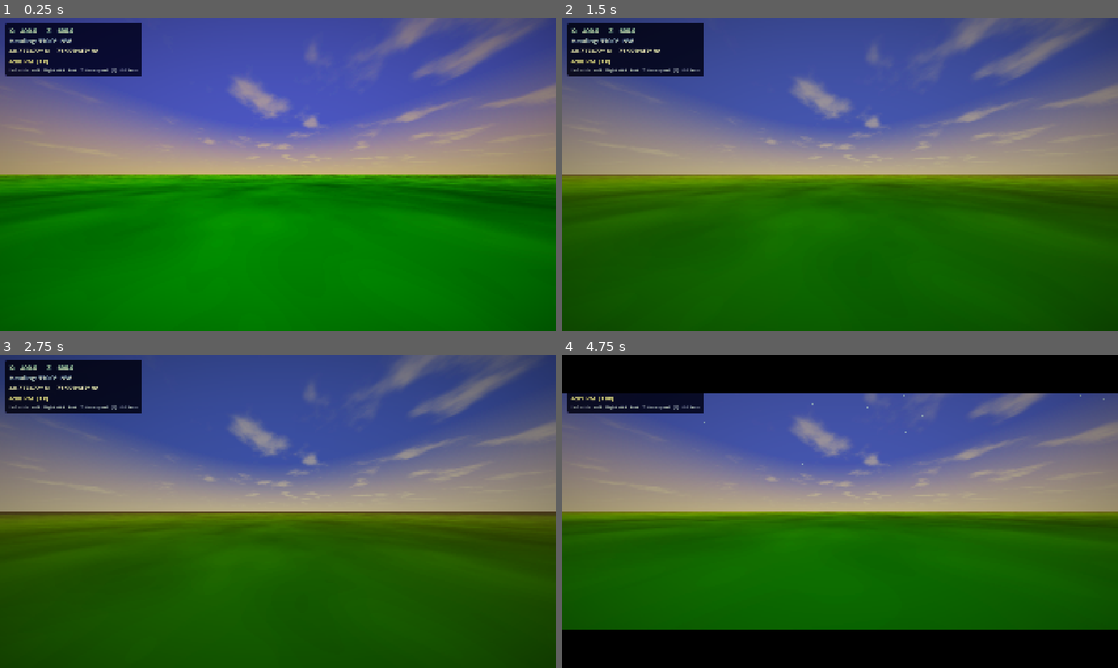
Above: before the commit, frames 1-4 (two rows, left to right).
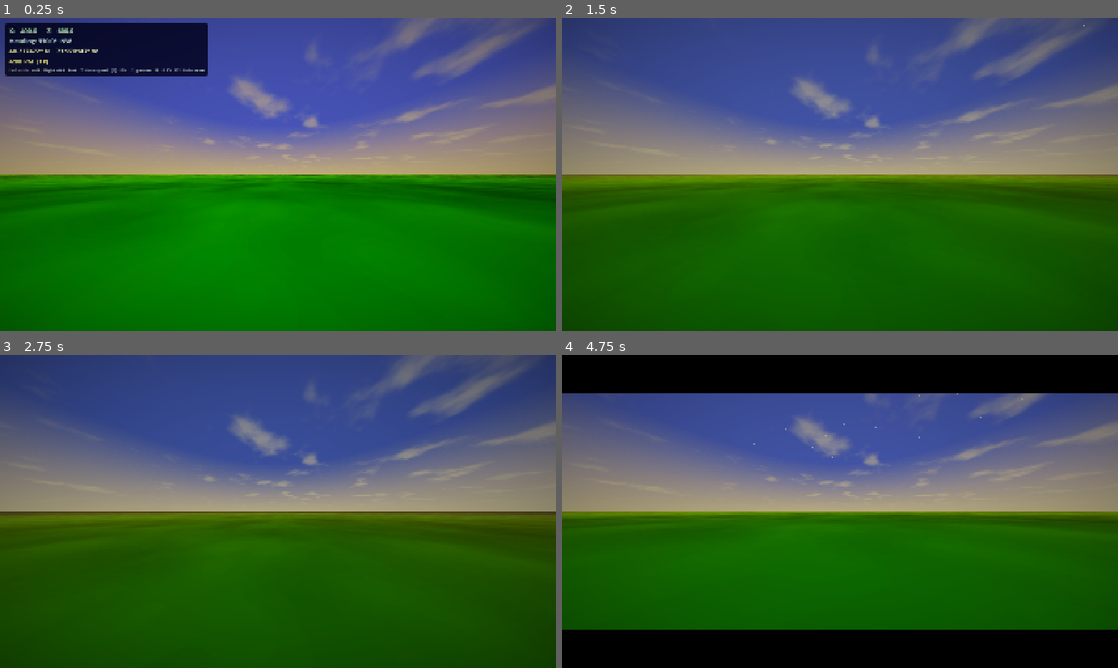
Above: after the commit, the same moments.

Repository: Central-Park-Walk/central-park-walk
Game: Godot game, scene res://main.tscn
The game is run twice, just before and just after one commit, with the same random seed, the same clock (stepped at 60 frames per second) and the same inputs.
Inputs (mouse positions are in pixels of both pictures, inside the frame that each line leads up to):
- Up to frame 1 (0.25 s): no input
- Up to frame 2 (1.5 s): tap Enter at 0.5 s; move the mouse to (962, 158) at 0.52 s; hold D 0.53-1.28 s; tap H at 0.6 s; click (962, 158) at 0.67 s; tap P at 0.8, 1.35 s; move the mouse to (728, 190) at 1.27 s; hold S from 1.28 s (still down)
- Up to frame 3 (2.75 s): tap H at 1.55, 2.1 s; tap Space at 2 s; move the mouse to (333, 442) at 2.02 s; release S at 2.03 s; hold D from 2.03 s (still down); tap P at 2.3 s
- Up to frame 4 (4.75 s): move the mouse to (812, 574) at 2.77 s; release D at 2.78 s; hold W 2.78-3.53 s; tap T at 2.85 s; click (812, 574) at 2.92 s; tap H at 3.05, 4.55 s; tap Enter at 3.5 s; move the mouse to (1006, 558) at 3.52 s; hold A from 3.53 s (still down); tap L at 3.6 s; tap P at 3.8, 4.35 s; move the mouse to (673, 464) at 4.27 s

The runs differ from the first frame. In frame 1, 3.1% of the frame differs, in the area x 0-100%, y 1-63%; in frame 2, 4.6%, in the area x 0-96%, y 1-56%; in frame 3, 4.3%; in frame 4, 2.0%.

Commit message:
HUD/fullscreen toggles, gamma control, hobbit mode, softer contrast
- H: toggle HUD, F11: fullscreen, comma/period: user gamma control
- Player height 1.0m (eyes at 0.95m), walk speed 0.28 m/s
- Softer color grade: shadow crush 1.15→1.06, wider S-curve knee
- Higher volumetric fog anisotropy across all keyframes (more god rays)
- Near DOF blur increased slightly (1.2m distance, 0.7m transition)
- Default spawn at the Ramble

Co-Authored-By: Claude Opus 4.6 <noreply@anthropic.com>

Diff:
--- a/main.gd
+++ b/main.gd
@@ -27,6 +27,7 @@
 # Day/night cycle
 # ---------------------------------------------------------------------------
 var _time_of_day: float = 16.0        # start at 4 PM
+var _user_gamma: float = 1.0          # user brightness: , = darker, . = brighter
 var _time_speed: float  = 0.001      # game-hours per real-second (~400 min full cycle)
 var _time_speed_idx: int = 0
 var _last_applied_tod: float = -999.0  # tracks last _apply_time_of_day() value
@@ -47,6 +48,7 @@
 
 # Cinematic letterbox overlay
 var _letterbox_canvas: CanvasLayer
+var _hud_canvas: CanvasLayer
 var _letterbox_top: ColorRect
 var _letterbox_bot: ColorRect
 var _letterbox_on: bool = false
@@ -423,6 +425,20 @@
 		print("Letterbox: ", "ON" if _letterbox_on else "OFF")
 	elif event.keycode == KEY_P:
 		_cycle_weather()
+	elif event.keycode == KEY_H:
+		if _hud_canvas:
+			_hud_canvas.visible = not _hud_canvas.visible
+	elif event.keycode == KEY_F11:
+		if DisplayServer.window_get_mode() == DisplayServer.WINDOW_MODE_FULLSCREEN:
+			DisplayServer.window_set_mode(DisplayServer.WINDOW_MODE_WINDOWED)
+		else:
+			DisplayServer.window_set_mode(DisplayServer.WINDOW_MODE_FULLSCREEN)
+	elif event.keycode == KEY_COMMA:
+		_user_gamma = clampf(_user_gamma - 0.05, 0.5, 2.0)
+		print("Gamma: %.2f" % _user_gamma)
+	elif event.keycode == KEY_PERIOD:
+		_user_gamma = clampf(_user_gamma + 0.05, 0.5, 2.0)
+		print("Gamma: %.2f" % _user_gamma)
 
 
 # ---------------------------------------------------------------------------
@@ -660,7 +676,7 @@
 		"shadow_dist":    180.0,
 		"lamp_emission":  3.0,
 		"vol_fog_density":    0.0004,
-		"vol_fog_anisotropy": 0.15,
+		"vol_fog_anisotropy": 0.45,
 		"cloud_coverage":     0.30,
 		"cloud_density":      0.55,
 		"cloud_color_top":    Color(0.42, 0.40, 0.44),
@@ -706,7 +722,7 @@
 		"shadow_dist":    250.0,
 		"lamp_emission":  0.0,
 		"vol_fog_density":    0.0003,
-		"vol_fog_anisotropy": 0.75,
+		"vol_fog_anisotropy": 0.85,
 		"cloud_coverage":     0.40,
 		"cloud_density":      0.55,
 		"cloud_color_top":    Color(0.92, 0.88, 0.78),
@@ -752,7 +768,7 @@
 		"shadow_dist":    300.0,
 		"lamp_emission":  0.0,
 		"vol_fog_density":    0.0002,
-		"vol_fog_anisotropy": 0.18,
+		"vol_fog_anisotropy": 0.50,
 		"cloud_coverage":     0.35,
 		"cloud_density":      0.50,
 		"cloud_color_top":    Color(0.95, 0.95, 0.93),
@@ -798,7 +814,7 @@
 		"shadow_dist":    220.0,
 		"lamp_emission":  0.5,
 		"vol_fog_density":    0.0004,
-		"vol_fog_anisotropy": 0.78,
+		"vol_fog_anisotropy": 0.88,
 		"cloud_coverage":     0.45,
 		"cloud_density":      0.55,
 		"cloud_color_top":    Color(0.78, 0.55, 0.42),
@@ -844,7 +860,7 @@
 		"shadow_dist":    200.0,
 		"lamp_emission":  3.0,
 		"vol_fog_density":    0.0004,
-		"vol_fog_anisotropy": 0.10,
+		"vol_fog_anisotropy": 0.35,
 		"cloud_coverage":     0.25,
 		"cloud_density":      0.50,
 		"cloud_color_top":    Color(0.12, 0.12, 0.18),
@@ -941,7 +957,7 @@
 	# Colour grading
 	_env.adjustment_saturation = _lerp_kf("saturation", a, b, t)
 	_env.adjustment_contrast   = _lerp_kf("contrast", a, b, t)
-	_env.adjustment_brightness = _lerp_kf("brightness", a, b, t)
+	_env.adjustment_brightness = _lerp_kf("brightness", a, b, t) * _user_gamma
 
 	# Fog
 	_env.fog_light_color       = _lerp_kf("fog_color", a, b, t)
@@ -1890,7 +1906,7 @@
 		p.rotation_degrees.y = 0.0
 		p.set_physics_process(false)
 	else:
-		p.position = Vector3(-400.0, _terrain_height(-400.0, 600.0) + 1.5, 600.0)
+		p.position = Vector3(-400.0, _terrain_height(-400.0, 600.0) + 1.2, 600.0)
 	p.rotation_degrees.y = 30.0
 	add_child(p)
 	if _terrain_only and p.head:
@@ -1974,10 +1990,10 @@
 void fragment() {
 	vec3 c = texture(SCREEN_TEXTURE, SCREEN_UV).rgb;
 
-	// Pull darks DOWN — deep, velvety blacks with warm floor
-	c = max(c, vec3(0.008, 0.005, 0.004));
-	// Crush the lower quarter — makes darks feel heavy
-	c = pow(c, vec3(1.15));
+	// Warm dark floor — keep some shadow detail
+	c = max(c, vec3(0.012, 0.009, 0.007));
+	// Gentle shadow shaping
+	c = pow(c, vec3(1.06));
 
 	float lum = dot(c, vec3(0.2126, 0.7152, 0.0722));
 
@@ -1998,8 +2014,8 @@
 	c.r -= red_excess * 0.20;
 	c.g += red_excess * 0.05;
 
-	// Strong S-curve — luminous midtones, crushed shadows
-	c = c * c / (c * c + 0.08) * 1.08;
+	// Softer S-curve — luminous midtones, visible shadows
+	c = c * c / (c * c + 0.12) * 1.12;
 
 	// Saturate — colors glow against the dark background
 	float lum2 = dot(c, vec3(0.2126, 0.7152, 0.0722));
@@ -2420,6 +2436,7 @@
 func _setup_hud() -> void:
 	var canvas := CanvasLayer.new()
 	canvas.name = "HUD"
+	_hud_canvas = canvas
 	add_child(canvas)
 
 	var style := StyleBoxFlat.new()
@@ -2467,7 +2484,7 @@
 	vbox.add_child(_time_label)
 
 	var hint := Label.new()
-	hint.text = "Left stick: walk   Right stick: look   T: time speed   [/]: +/-1 hour"
+	hint.text = "Left stick: walk   Right stick: look   T: time speed   [/]: ±1h   ,/.: gamma   H: HUD   F11: fullscreen"
 	hint.add_theme_font_size_override("font_size", 15)
 	hint.add_theme_color_override("font_color", Color(0.55, 0.55, 0.55))
 	vbox.add_child(hint)
--- a/player.gd
+++ b/player.gd
@@ -1,7 +1,7 @@
 extends CharacterBody3D
 
 # Comfortable stroll: ~8 km/h ≈ 2.25 m/s — leisurely park pace.
-const WALK_SPEED    := 0.5625  # m/s
+const WALK_SPEED    := 0.28  # m/s
 const LOOK_SPEED    := 100.0  # degrees/second at full stick deflection
 const DEADZONE      := 0.15   # ignore stick values below this
 const STEP_HEIGHT   := 0.25  # max step-up height (> 0.17m stair rise)
@@ -18,16 +18,16 @@
 	# Capsule collider
 	var col := CollisionShape3D.new()
 	var cap := CapsuleShape3D.new()
-	cap.radius = 0.30
-	cap.height = 1.2
+	cap.radius = 0.25
+	cap.height = 1.0
 	col.shape   = cap
-	col.position = Vector3(0.0, 0.6, 0.0)
+	col.position = Vector3(0.0, 0.5, 0.0)
 	add_child(col)
 
 	# Head node – only rotates on X (pitch)
 	head = Node3D.new()
 	head.name     = "Head"
-	head.position = Vector3(0.0, 1.30, 0.0)
+	head.position = Vector3(0.0, 0.95, 0.0)
 	add_child(head)
 
 	# Camera attached to head
@@ -42,8 +42,8 @@
 	cam_attr.dof_blur_far_transition = 120.0
 	cam_attr.dof_blur_amount         = 0.025
 	cam_attr.dof_blur_near_enabled   = true
-	cam_attr.dof_blur_near_distance  = 0.8
-	cam_attr.dof_blur_near_transition = 0.5
+	cam_attr.dof_blur_near_distance  = 1.2
+	cam_attr.dof_blur_near_transition = 0.7
 	cam.attributes = cam_attr
 	head.add_child(cam)
 
@@ -62,7 +62,7 @@
 	if absf(dy) > 0.08:  # sudden jump = stair step, not normal movement
 		_stair_offset += dy
 	_stair_offset = lerpf(_stair_offset, 0.0, clampf(10.0 * delta, 0.0, 1.0))
-	head.position.y = 1.30 - _stair_offset
+	head.position.y = 0.95 - _stair_offset
 
 
 func _unhandled_input(event: InputEvent) -> void:
